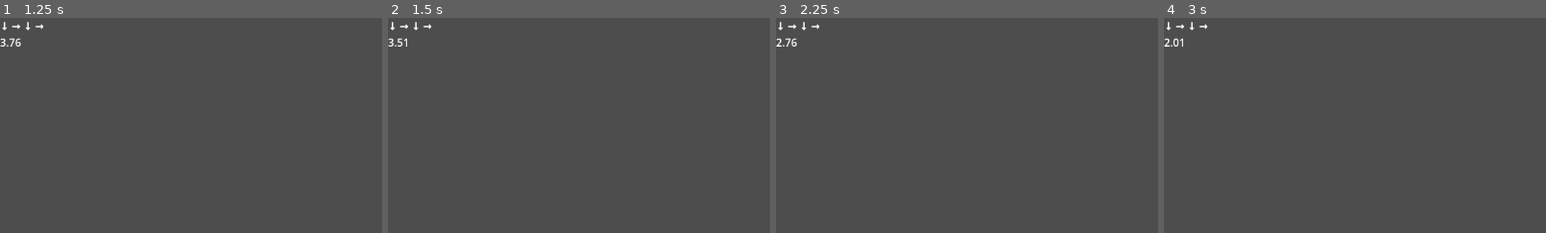
Above: before the commit, frames 1-4 (left to right).
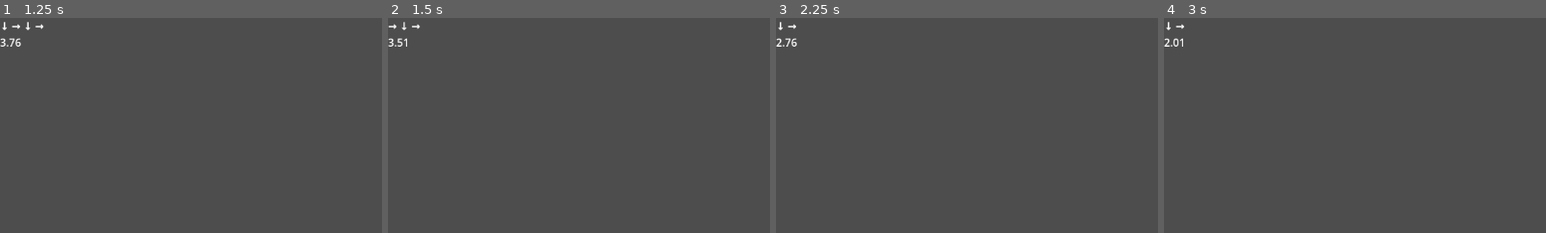
Above: after the commit, the same moments.

Repository: manspider-thatdev/fishing-game
Game: Godot game, scene res://scenes/experimental/qte_event.tscn
Two runs of this game, one before a commit and one after it. Both use one fixed random seed, a clock stepped at 60 frames per second and the inputs below. This scene is started directly instead of the project's main scene.
Inputs:
- Up to frame 1 (1.25 s): tap Enter at 0.5 s; hold D (right) from 0.53 s (still down); hold Space (space) from 0.53 s (still down)
- Up to frame 2 (1.5 s): release D (right) at 1.28 s; release Space (space) at 1.28 s; hold S (down) from 1.28 s (still down); tap Space (space) at 1.35 s
- Up to frame 3 (2.25 s): tap Enter at 2 s; release S (down) at 2.03 s; hold D (right) from 2.03 s (still down); hold Space (space) from 2.03 s (still down)
- Up to frame 4 (3 s): release D (right) at 2.78 s; release Space (space) at 2.78 s; hold W (up) from 2.78 s (still down); tap Space (space) at 2.85 s
The pictures show only the part of the screen within x 0-50%, y 0-50%; the shares and areas given below are measured in that part.

Frame 1 is identical in both runs. In frame 2, 0.2% of the frame differs, in the area x 0-12%, y 1-6%; in frame 3, less than 0.1%; in frame 4, less than 0.1%.

Commit message:
Basic QTE Logic!

Diff:
--- a/scripts/qte_event.gd
+++ b/scripts/qte_event.gd
@@ -2,14 +2,16 @@
 
 var rng := RandomNumberGenerator.new()
 
-signal end_qte(success: bool)
+signal end_qte(is_success: bool)
 
 @onready var timer := $Timer
 @onready var input_label := $Labels/Inputs
 @onready var time_label := $Labels/Time
 
-var dirs := ["←", "↑", "→", "↓"]
-var chosen_dirs := [] # empty array to add RNG inputs
+enum Directions {LEFT, UP, RIGHT, DOWN}
+# WARNING: If you change the String char-order pls update above enum
+var text_dirs: String = "←↑→↓"
+var chosen_dirs: Array[int] = [] # empty array to add RNG inputs
 
 @export var input_num: int = 4 # number of required inputs
 @export var time: float = 5.0
@@ -17,33 +19,52 @@
 func choose_inputs() -> void:
 	chosen_dirs.resize(input_num)
 	for n in input_num:
-		chosen_dirs[n] = dirs[rng.randi_range(0, 3)]
+		chosen_dirs[n] = rng.randi_range(0, 3) # see above enum
 
-func input_text() -> String:
+func make_display_text() -> String:
 	var retval: String = ""
-	for n in input_num:
-		retval += chosen_dirs[n]
+	for n in chosen_dirs.size():
+		retval += text_dirs[chosen_dirs[n]]
 		retval += " "
 	return retval
+
+func player_fail() -> void:
+	# idk pause the timer, restart the qte, etc.
+	pass
 
 # Called when the node enters the scene tree for the first time.
 func _ready() -> void:
 	choose_inputs()
 	timer.one_shot = true
 	timer.start(time)
-	pass # Replace with function body.
-
 
 # Called every frame. 'delta' is the elapsed time since the previous frame.
 func _process(delta: float) -> void:
-	input_label.text = input_text()
-	var inp := Input.get_vector("left", "right", "up", "down")
-	# idk put conditional logic here
+	if chosen_dirs.size() == 0:
+		end_qte.emit(true)
+		queue_free()
+		return
 
+	input_label.text = make_display_text()
 	time_label.text = str(timer.time_left).pad_decimals(2)
-	pass
+	match chosen_dirs[0]:
+		Directions.LEFT:
+			if Input.is_action_just_pressed("left"):
+				chosen_dirs.pop_front()
+			else: player_fail()
+		Directions.RIGHT:
+			if Input.is_action_just_pressed("right"):
+				chosen_dirs.pop_front()
+			else: player_fail()
+		Directions.UP:
+			if Input.is_action_just_pressed("up"):
+				chosen_dirs.pop_front()
+			else: player_fail()
+		Directions.DOWN:
+			if Input.is_action_just_pressed("down"):
+				chosen_dirs.pop_front()
+			else: player_fail()
 
 func _on_timer_timeout() -> void:
 	end_qte.emit(false)
 	queue_free()
-	pass # Replace with function body.
